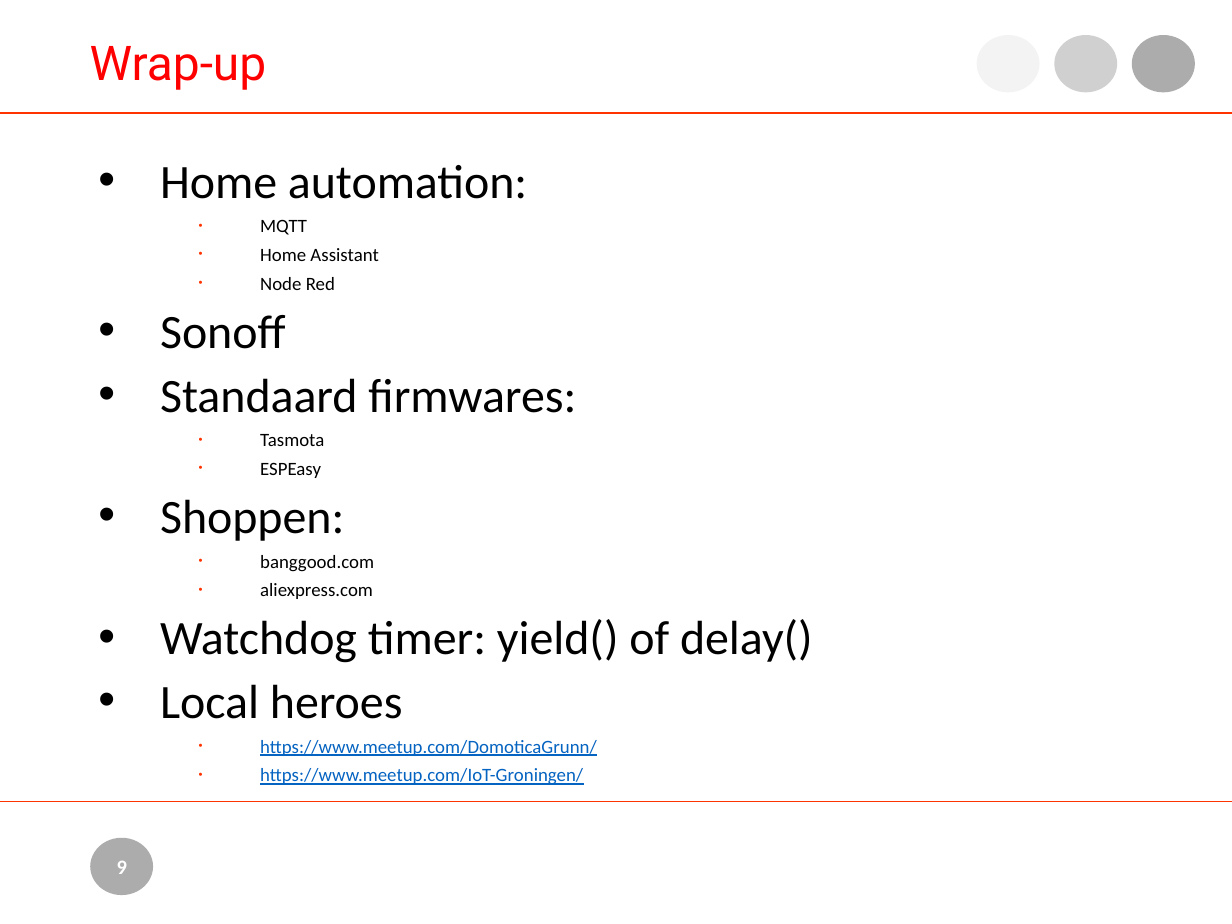
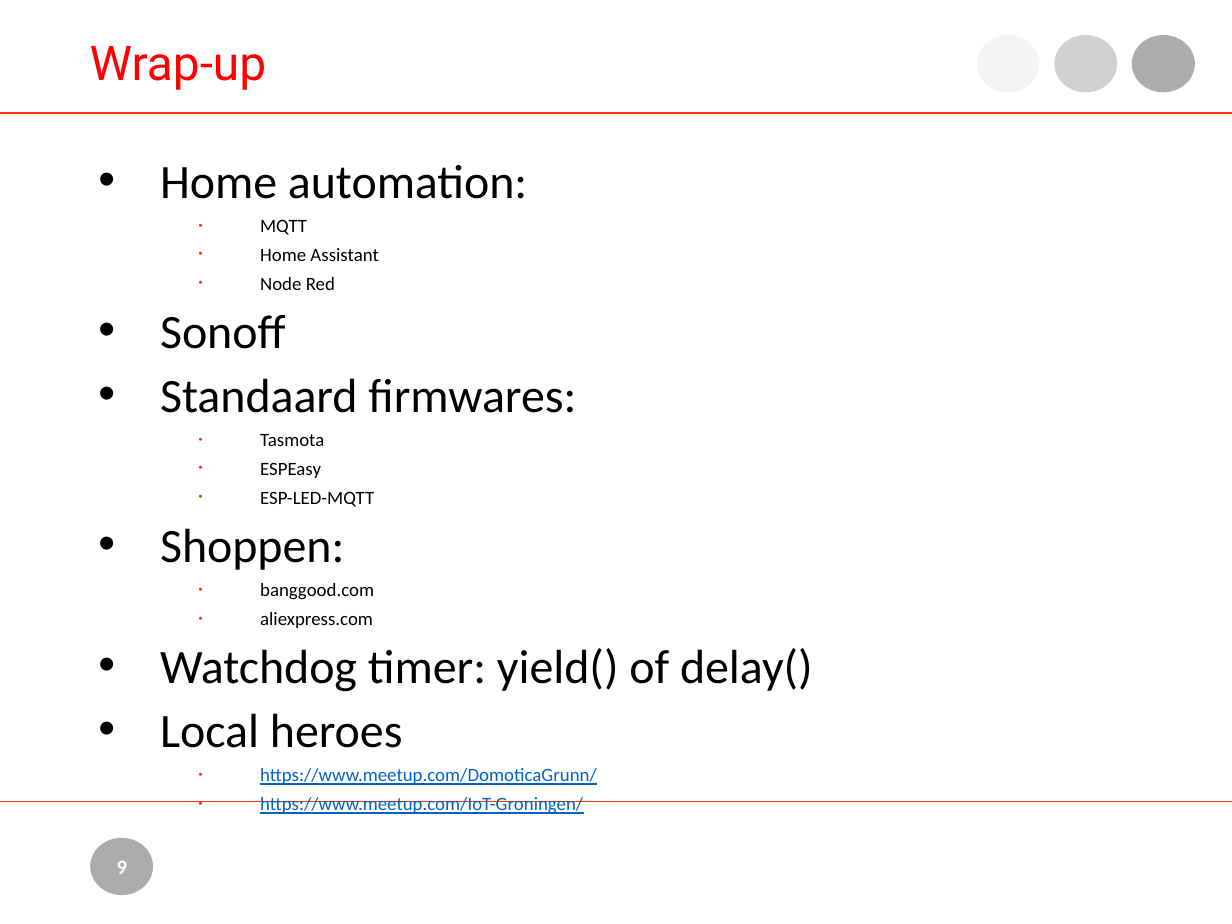
Before and after one commit to nielsmaneschijn/lotlr, a slide deck: slide 9 of doc/IOT for Dummies.pptx. Drawn at 1232x924 pixels with LibreOffice and Linux fonts; fonts in the diff are those of the drawing; background and template pictures are left out. Boxes give left, top, right and bottom in pixels: in the first picture for what was removed or moved away, otherwise in the second. Text is boxed around its words. In the diff, an @@ line names an element or a change of style, - is before the commit and + after.

```diff
--- a/doc/IOT for Dummies.pptx
+++ b/doc/IOT for Dummies.pptx
@@ text at box(260, 491, 374, 507): paragraph added @@
+  • ESP-LED-MQTT
```
Also in this commit, not shown: 1 other slide changed, 3 other files.
